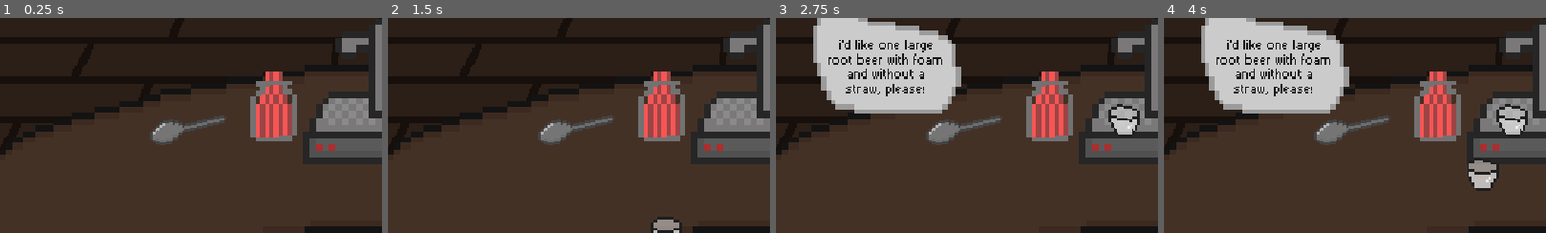
Above: before the commit, frames 1-4 (left to right).
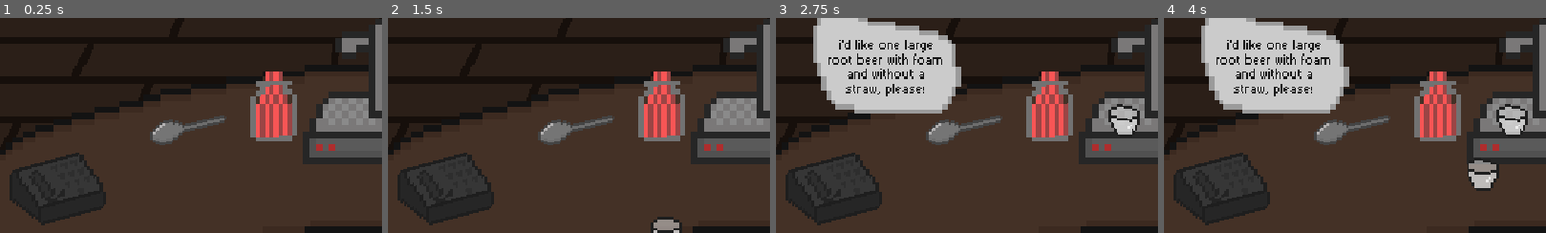
Above: after the commit, the same moments.

Repository: RafaeloxMC/brewberry
Game: Godot game, scene res://scenes/game.tscn
Same seed, same stepped clock (60 frames per second), same inputs: the game is played once before the commit and once after it. The project has no main scene, so this scene is started directly.
Inputs (mouse positions are % of the whole screen's width and height, from its top left):
- Up to frame 1 (0.25 s): no input
- Up to frame 2 (1.5 s): tap Enter at 0.5 s; drag from (42, 42) to (74, 44) at 0.52 s; tap Space at 1.25 s; drag from (32, 69) to (46, 30) at 1.27 s
- Up to frame 3 (2.75 s): tap Enter at 2 s; move the mouse to (27, 70) at 2.02 s; hold Right from 2.03 s (still down); tap Shift at 2.1 s; click (27, 70) at 2.17 s
- Up to frame 4 (4 s): release Right at 2.75 s; tap Space at 2.75 s; drag from (23, 72) to (42, 42) at 2.77 s; tap Enter at 3.5 s; drag from (18, 74) to (74, 44) at 3.52 s
The pictures show only the part of the screen within x 0-50%, y 12-62%; the shares and areas given below are measured in that part.

The runs differ from the first frame. In frame 1, 3.3% of the frame differs, in the area x 2-28%, y 62-97%; in frame 2, 3.3%; in frame 3, 3.3%; in frame 4, 3.3%.

Commit message:
Add phone

Diff:
--- a/scenes/game.tscn
+++ b/scenes/game.tscn
@@ -10,6 +10,7 @@
 [ext_resource type="PackedScene" uid="uid://bd3a2ldv4k0n8" path="res://scenes/spoon.tscn" id="7_0tnpc"]
 [ext_resource type="PackedScene" uid="uid://c6xpkcdjyd1gt" path="res://scenes/note.tscn" id="7_u5sy4"]
 [ext_resource type="PackedScene" uid="uid://clm4jrv6u7g2o" path="res://scenes/straw_container.tscn" id="8_gee14"]
+[ext_resource type="PackedScene" uid="uid://bjjnuy0b0f3la" path="res://scenes/phone.tscn" id="11_kvpfn"]
 
 [node name="Game" type="Control" unique_id=1593082054]
 layout_mode = 3
@@ -76,6 +77,22 @@
 rotation = 0.17453294
 scale = Vector2(7.9999995, 8)
 skew = -0.17453301
+
+[node name="Note" parent="." unique_id=331613462 instance=ExtResource("7_u5sy4")]
+position = Vector2(770, 432.415)
+scale = Vector2(5, 5)
+
+[node name="StrawContainer" parent="." unique_id=1398983660 instance=ExtResource("8_gee14")]
+position = Vector2(413, 209)
+rotation = -0.03490658
+scale = Vector2(7.0000005, 7)
+skew = 0.034906507
+
+[node name="Phone" parent="." unique_id=1601257258 instance=ExtResource("11_kvpfn")]
+position = Vector2(87, 335.00003)
+rotation = -0.2617994
+scale = Vector2(5, 5)
+skew = 0.26179934
 
 [node name="Cups" type="Node2D" parent="." unique_id=97841430]
 
@@ -174,13 +191,3 @@
 rotation = -0.23212878
 scale = Vector2(4, 4)
 skew = 0.23212878
-
-[node name="Note" parent="." unique_id=331613462 instance=ExtResource("7_u5sy4")]
-position = Vector2(770, 432.415)
-scale = Vector2(5, 5)
-
-[node name="StrawContainer" parent="." unique_id=1398983660 instance=ExtResource("8_gee14")]
-position = Vector2(413, 209)
-rotation = -0.034906585
-scale = Vector2(7, 7)
-skew = 0.034906585
--- /dev/null
+++ b/scenes/phone.tscn
@@ -0,0 +1,6 @@
+[gd_scene format=3 uid="uid://bjjnuy0b0f3la"]
+
+[ext_resource type="Texture2D" uid="uid://7esr31h3es1v" path="res://assets/phone.png" id="1_08mii"]
+
+[node name="Phone" type="Sprite2D" unique_id=1601257258]
+texture = ExtResource("1_08mii")
Binary file added: assets/aseprite/phone.aseprite
Binary file added: assets/phone.png
Not shown, added: assets/phone.png.import
